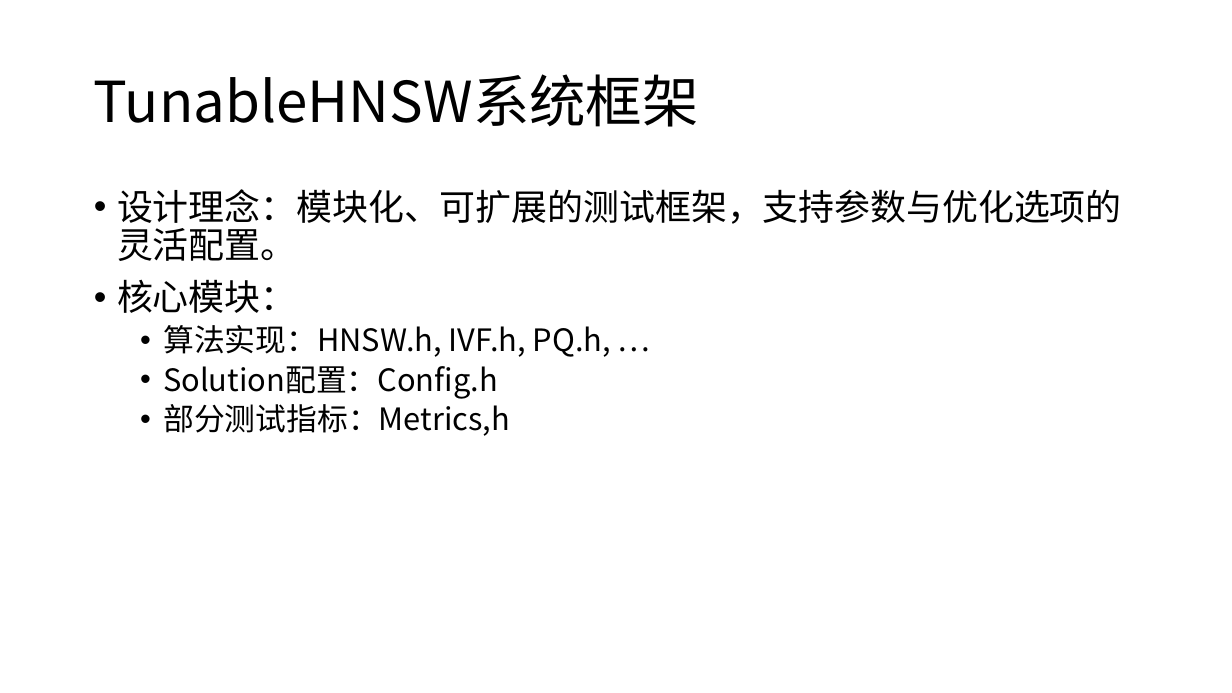
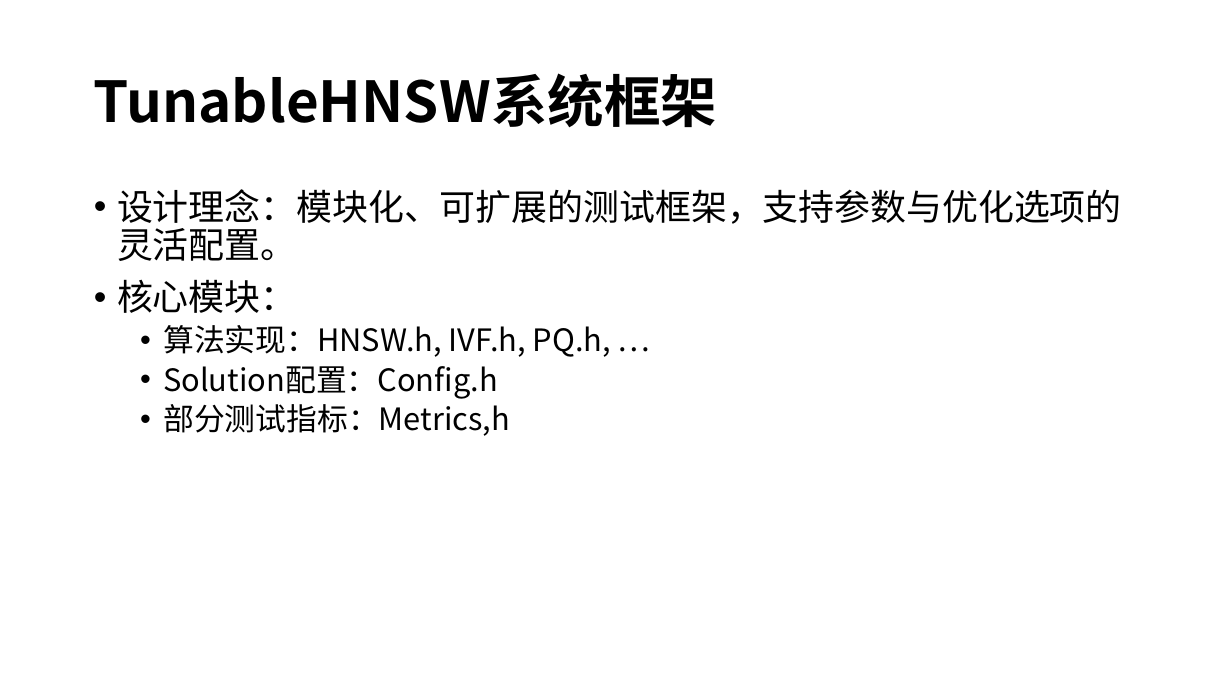
Before and after one commit to ray847/ANNS, a slide deck: slide 5 of doc/基于TunableHNSW的高性能向量搜索研究.pptx (slide 3 before the commit). Drawn at 1232x693 pixels with LibreOffice and Linux fonts; fonts in the diff are those of the drawing. Boxes give left, top, right and bottom in pixels: in the first picture for what was removed or moved away, otherwise in the second. Text is boxed around its words. In the diff, an @@ line names an element or a change of style, - is before the commit and + after.

```diff
--- a/doc/基于TunableHNSW的高性能向量搜索研究.pptx
+++ b/doc/基于TunableHNSW的高性能向量搜索研究.pptx
@@ title "TunableHNSW系统框架" at box(94, 73, 717, 127): bold on @@
```
Also in this commit, not shown: 10 other slides changed, 6 slides added, 11 other files.
